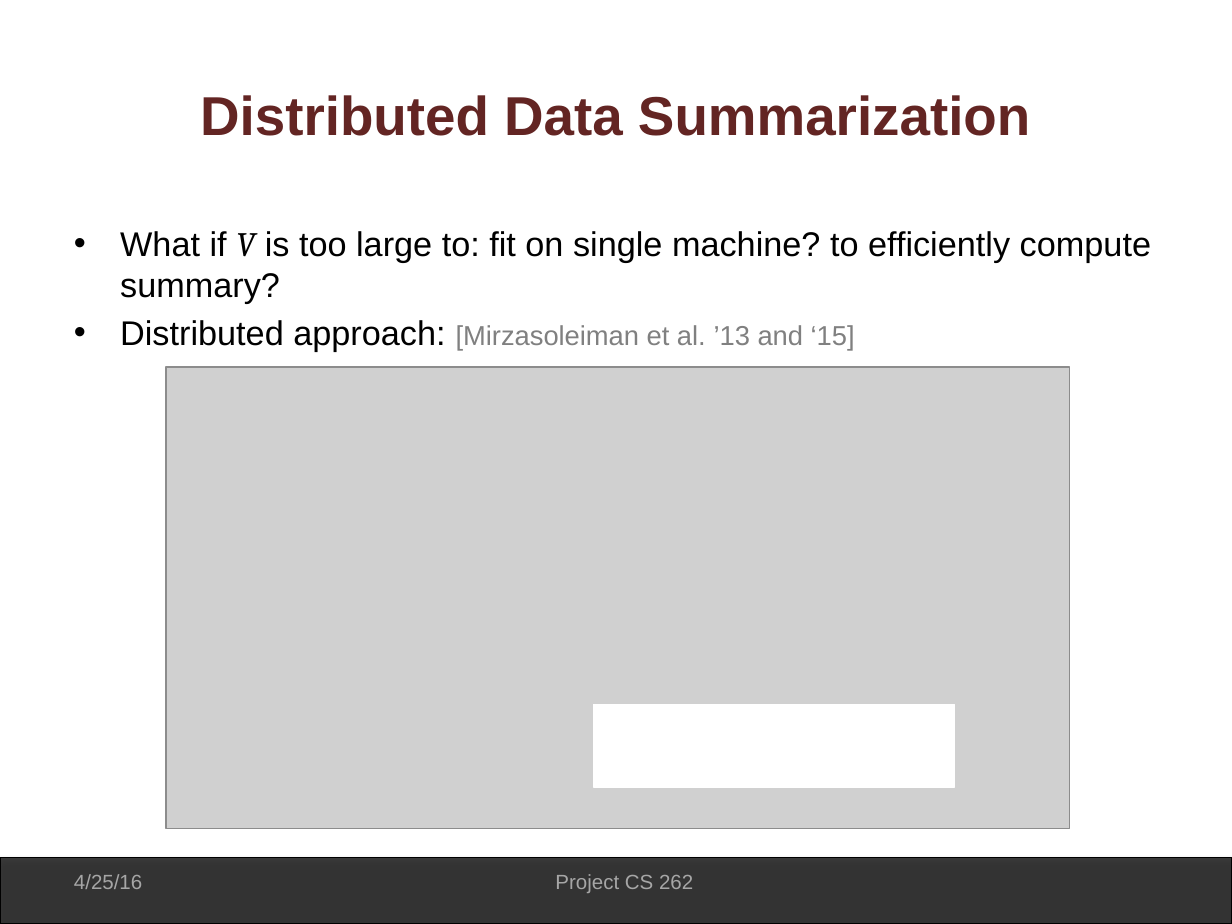
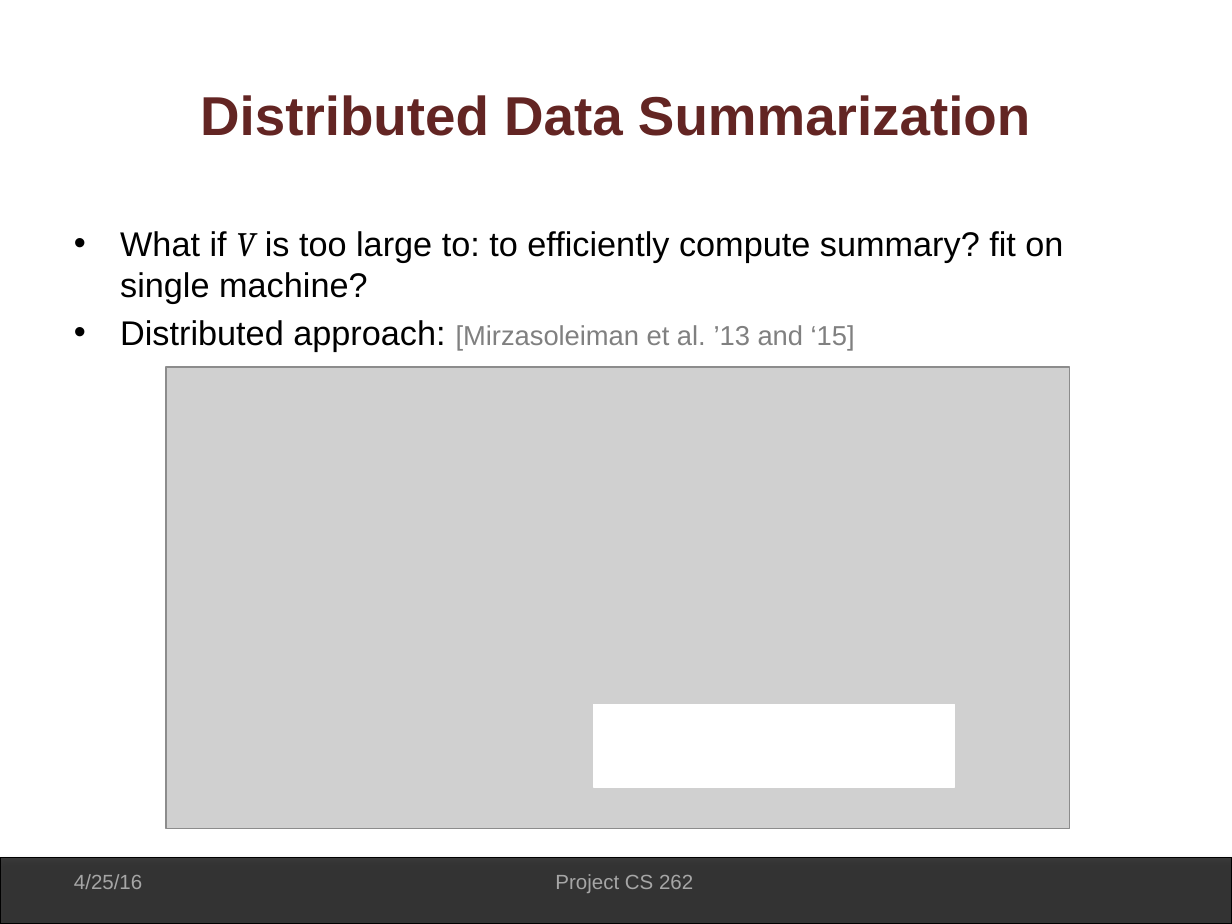
Before and after one commit to ericbalkanski/cs262project, a slide deck: slide 4 of presententationCS262.pptx. Drawn at 1232x924 pixels with LibreOffice and Linux fonts; fonts in the diff are those of the drawing; grey boxes stand for pictures; background and template pictures are left out. Boxes give left, top, right and bottom in pixels: in the first picture for what was removed or moved away, otherwise in the second. Text is boxed around its words. In the diff, an @@ line names an element or a change of style, - is before the commit and + after.

```diff
--- a/presententationCS262.pptx
+++ b/presententationCS262.pptx
@@ text at [120,231,1063,303]: text changed @@
-• What if V is too large to: fit on single machine? to efficiently compute summary?
+• What if V is too large to: to efficiently compute summary? fit on single machine?
```
Also in this commit, not shown: 3 other slides changed.
